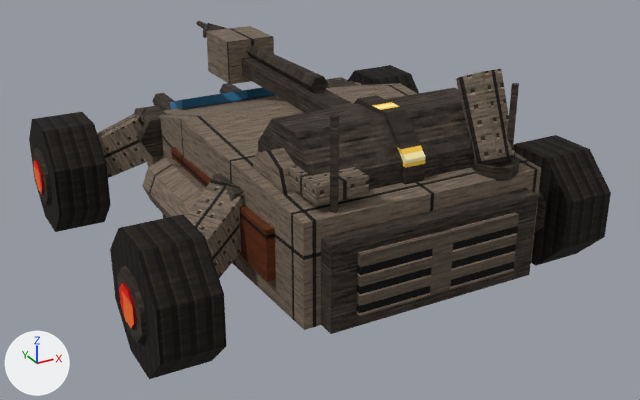
Renders of the Blender file tools/lowforge/models/dingo.blend from each side of a commit.
Rendered twice from a 50 mm camera at (-51.0, -98.9, 54.5) aimed at (1.9, -2.7, 6.4). The axes (+X, +Y, +Z) are drawn at lower left. The lights are the same throughout. The picture after the commit comes second.

Names of what the first picture shows: 'autogun', 'autogun.001', 'body', 'capacitor', 'coolant_tank', 'flank_stripe', 'launch_head', 'mortar', 'swing_arm.002', 'tail_plate', 'tail_vent', 'wheel', 'wheel.002', 'wheel.003' and 21 more.
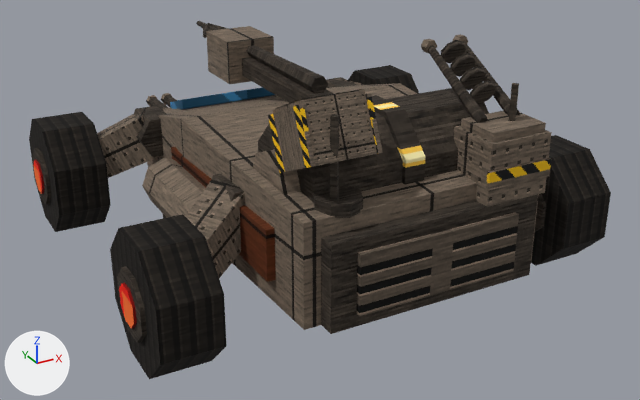
ob_hp_2 is not drawn itself; it is the parent of ob_mortar.
ob_hp_1 is not drawn itself; it is the parent of ob_autogun, ob_autogun_001.

Edits to the bpy script that builds the scene:
```text
Remove ob_autogun:
    ob_autogun = bpy.data.objects.new('autogun', me_autogun)
Remove ob_autogun_001:
    ob_autogun_001 = bpy.data.objects.new('autogun.001', me_autogun_001)
Change ob_hp_1:
    ob_hp_1.location: (0.0, 24.0, 10.5) -> (-10.0, -26.0, 23.0)
    ob_hp_1.rotation_euler: (0.0, 0.0, 0.0) -> (1.153, 0.0, 0.0)  # degrees (0, 0, 0) -> degrees (66, 0, 0)
    ob_hp_1.scale: (0.6, 0.6, 0.6) -> (0.5, 0.5, 0.5)
Remove ob_mortar:
    ob_mortar = bpy.data.objects.new('mortar', me_mortar)
Change ob_hp_2:
    ob_hp_2.rotation_euler: (1.153, 0.0, 0.0) -> (0.0, 0.0, 0.0)  # degrees (66, 0, 0) -> degrees (0, 0, 0)
    ob_hp_2.location: (10.0, -26.0, 23.0) -> (-6.0, 26.0, 10.5)
    ob_hp_2.scale: (0.6, 0.6, 0.6) -> (0.45, 0.45, 0.45)
Add ob_coil_003:
    ob_coil_003 = bpy.data.objects.new('coil.003', me_coil_003)  # 16 vertices, 10 faces; spans x 8.5..11.5, y -20.31..-18.2, z 27.98..30.92; in mat_amber_light (picture img_light)
    ob_coil_003.parent = ob_joint_chassis
    ob_coil_003.location = (0.0, 0.0, 0.0)
Add ob_joint_chassis:
    ob_joint_chassis = bpy.data.objects.new('joint_chassis', None)
    ob_joint_chassis.location = (0.0, 0.0, 12.0)
Add ob_coil_002:
    ob_coil_002 = bpy.data.objects.new('coil.002', me_coil_002)  # 16 vertices, 10 faces; spans x 8.5..11.5, y -22.21..-20.11, z 26.88..29.82; in mat_amber_light (picture img_light)
    ob_coil_002.parent = ob_joint_chassis
    ob_coil_002.location = (0.0, 0.0, 0.0)
Add ob_coil_001:
    ob_coil_001 = bpy.data.objects.new('coil.001', me_coil_001)  # 16 vertices, 10 faces; spans x 8.5..11.5, y -24.12..-22.01, z 25.78..28.72; in mat_amber_light (picture img_light)
    ob_coil_001.parent = ob_joint_chassis
    ob_coil_001.location = (0.0, 0.0, 0.0)
Add ob_coil:
    ob_coil = bpy.data.objects.new('coil', me_coil)  # 16 vertices, 10 faces; spans x 8.5..11.5, y -26.02..-23.92, z 24.68..27.62; in mat_amber_light (picture img_light)
    ob_coil.parent = ob_joint_chassis
    ob_coil.location = (0.0, 0.0, 0.0)
Add ob_prong_tip_001:
    ob_prong_tip_001 = bpy.data.objects.new('prong_tip.001', me_prong_tip_001)  # a 6-sided cylinder along y spanning x 11.4..13.0, y -18.11..-17.11, z 29.31..30.69; in mat_steel_plate (picture img_plate)
    ob_prong_tip_001.parent = ob_joint_chassis
    ob_prong_tip_001.location = (0.0, 0.0, 0.0)
Add ob_coil_prong_001:
    ob_coil_prong_001 = bpy.data.objects.new('coil_prong.001', me_coil_prong_001)  # 12 vertices, 8 faces; spans x 11.5..12.9, y -28.3..-17.41, z 23.48..30.34; in mat_steel_dark (picture img_dark)
    ob_coil_prong_001.parent = ob_joint_chassis
    ob_coil_prong_001.location = (0.0, 0.0, 0.0)
Add ob_prong_tip:
    ob_prong_tip = bpy.data.objects.new('prong_tip', me_prong_tip)  # a 6-sided cylinder along y spanning x 7.0..8.6, y -18.11..-17.11, z 29.31..30.69; in mat_steel_plate (picture img_plate)
    ob_prong_tip.parent = ob_joint_chassis
    ob_prong_tip.location = (0.0, 0.0, 0.0)
Add ob_coil_prong:
    ob_coil_prong = bpy.data.objects.new('coil_prong', me_coil_prong)  # 12 vertices, 8 faces; spans x 7.1..8.5, y -28.3..-17.41, z 23.48..30.34; in mat_steel_dark (picture img_dark)
    ob_coil_prong.parent = ob_joint_chassis
    ob_coil_prong.location = (0.0, 0.0, 0.0)
Add ob_coil_band:
    ob_coil_band = bpy.data.objects.new('coil_band', me_coil_band)  # a box spanning x 5.8..14.2, y -32.2..-31.8, z 18.0..20.0; in mat_steel_stripe (picture img_stripe)
    ob_coil_band.parent = ob_joint_chassis
    ob_coil_band.location = (0.0, 0.0, 0.0)
Add ob_coil_cap:
    ob_coil_cap = bpy.data.objects.new('coil_cap', me_coil_cap)  # a box spanning x 6.5..13.5, y -31.5..-26.0, z 23.0..24.0; in mat_steel_plate (picture img_plate)
    ob_coil_cap.parent = ob_joint_chassis
    ob_coil_cap.location = (0.0, 0.0, 0.0)
Add ob_coil_cabinet:
    ob_coil_cabinet = bpy.data.objects.new('coil_cabinet', me_coil_cabinet)  # a box spanning x 6.0..14.0, y -32.0..-25.5, z 16.0..23.0; in mat_steel_panel (picture img_panel)
    ob_coil_cabinet.parent = ob_joint_chassis
    ob_coil_cabinet.location = (0.0, 0.0, 0.0)
Add ob_rack_rail_001:
    ob_rack_rail_001 = bpy.data.objects.new('rack_rail.001', me_rack_rail_001)  # a box spanning x 7.0..8.0, y -2.0..10.0, z -7.5..7.5; in mat_steel_stripe (picture img_stripe)
    ob_rack_rail_001.parent = ob_hp_1
    ob_rack_rail_001.location = (-10.0, -26.0, 23.0)
    ob_rack_rail_001.rotation_euler = (1.153, 0.0, 0.0)  # degrees (66, 0, 0)
    ob_rack_rail_001.scale = (0.5, 0.5, 0.5)
Add ob_rack_rail:
    ob_rack_rail = bpy.data.objects.new('rack_rail', me_rack_rail)  # a box spanning x -8.0..-7.0, y -2.0..10.0, z -7.5..7.5; in mat_steel_stripe (picture img_stripe)
    ob_rack_rail.parent = ob_hp_1
    ob_rack_rail.location = (-10.0, -26.0, 23.0)
    ob_rack_rail.rotation_euler = (1.153, 0.0, 0.0)  # degrees (66, 0, 0)
    ob_rack_rail.scale = (0.5, 0.5, 0.5)
Add ob_rack:
    ob_rack = bpy.data.objects.new('rack', me_rack)  # a box spanning x -7.0..7.0, y -2.0..10.8, z -7.0..7.0; in mat_steel_panel (picture img_panel)
    ob_rack.parent = ob_hp_1
    ob_rack.location = (-10.0, -26.0, 23.0)
    ob_rack.rotation_euler = (1.153, 0.0, 0.0)  # degrees (66, 0, 0)
    ob_rack.scale = (0.5, 0.5, 0.5)
Add ob_barrel_001:
    ob_barrel_001 = bpy.data.objects.new('barrel.001', me_barrel_001)  # a 6-sided cylinder along y spanning x 1.0..4.6, y 6.0..26.0, z -1.6..1.6; in mat_steel_dark (picture img_dark)
    ob_barrel_001.parent = ob_hp_2
    ob_barrel_001.location = (-6.0, 26.0, 10.5)
    ob_barrel_001.scale = (0.45, 0.45, 0.45)
Add ob_barrel:
    ob_barrel = bpy.data.objects.new('barrel', me_barrel)  # a 6-sided cylinder along y spanning x -4.6..-1.0, y 6.0..26.0, z -1.6..1.6; in mat_steel_dark (picture img_dark)
    ob_barrel.parent = ob_hp_2
    ob_barrel.location = (-6.0, 26.0, 10.5)
    ob_barrel.scale = (0.45, 0.45, 0.45)
```

Pixel boxes [x1, y1, x2, y2] of what changed, in the pictures (640 x 400 px):
'coil_cabinet', added (brown): after [454, 126, 552, 207]
'rack', added (brown): after [273, 90, 377, 166]
'mortar', deleted (brown): before [456, 69, 515, 165]
'rack_rail', added (brown): after [268, 104, 316, 173]
'coil_cap', added (brown): after [461, 111, 546, 143]
'coil_band', added (yellow): after [486, 158, 551, 191]
'coil_prong', added: after [428, 45, 488, 123]
'coil_prong.001', added: after [463, 41, 520, 116]
'coil', added: after [470, 81, 496, 104]
'coil.001', added: after [460, 67, 485, 90]
'coil.002', added: after [450, 53, 475, 77]
'coil.003', added: after [441, 40, 466, 63]
'rack_rail.001', added: after [366, 93, 383, 154]
'autogun', deleted: before [152, 93, 174, 111]
'autogun.001', deleted (mostly hidden): before [219, 83, 242, 94]
'prong_tip', added: after [421, 39, 437, 53]
'barrel', added: after [149, 97, 168, 110]
'rack_face', now drawn: after [275, 89, 362, 109]
'barrel.001', added: after [163, 95, 177, 108]
'prong_tip.001', added: after [453, 34, 468, 44]
'muzzle', now drawn: after [146, 95, 157, 106]
'muzzle.001', now drawn: after [161, 93, 171, 105]
'receiver', now drawn (mostly hidden): after [163, 107, 172, 111]
'pad', unchanged, covered by the edit: before [288, 166, 369, 206]
